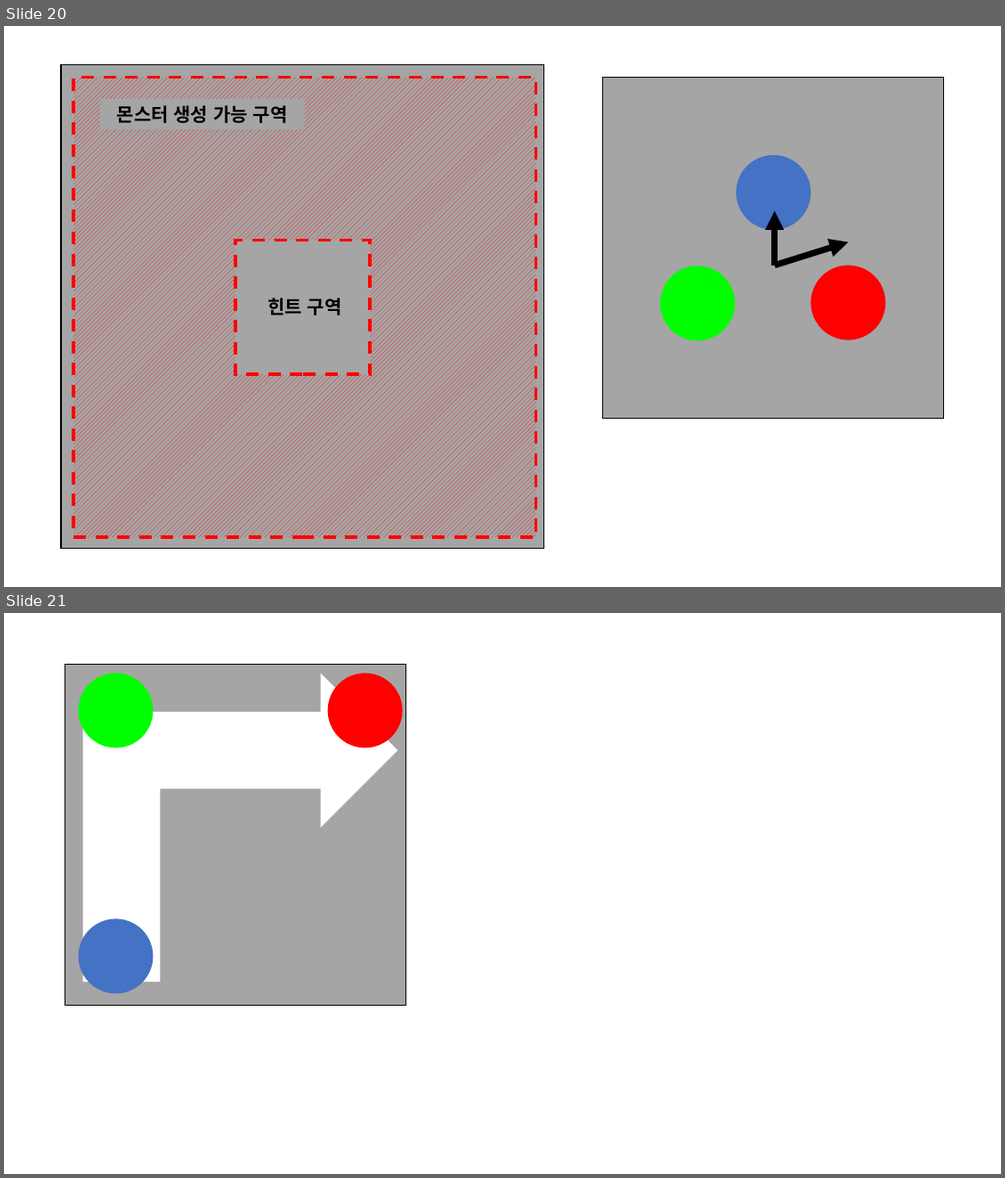
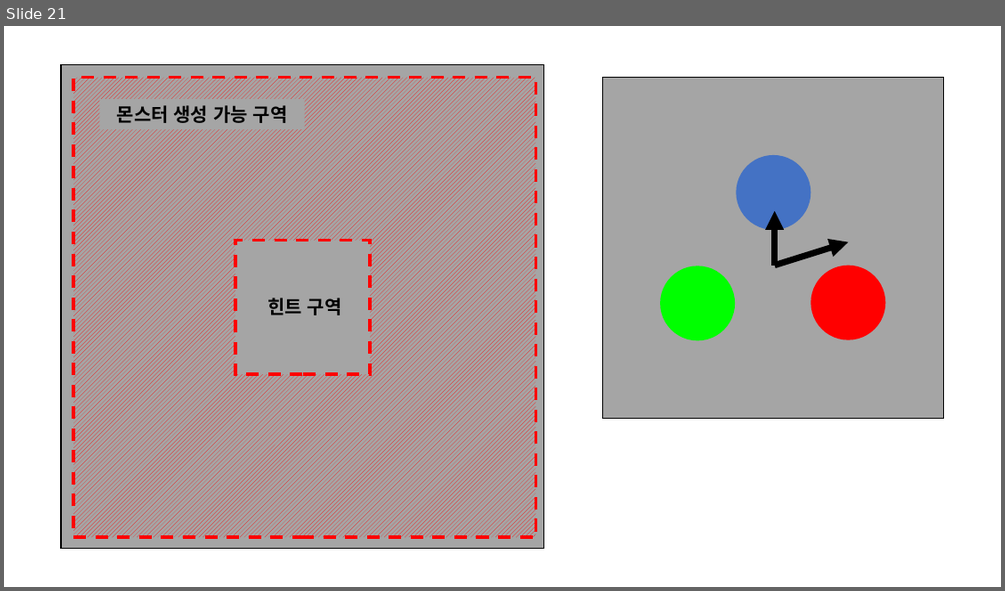
Before and after one commit to haein0303/AlgaeEater, a slide deck: Document/Source/[2]보스 콘텐츠 시스템 UI.pptx. Shown one above the other, each under a label of ours: slides 20 and 21 before the commit, slide 21 after it. The pictures are 1005x1178 and 1005x591 pixels, drawn with LibreOffice and Linux fonts; fonts in the diff are those of the drawing. Boxes give left, top, right and bottom in pixels: in the first picture for what was removed or moved away, otherwise in the second. Text is boxed around its words. In the diff, an @@ line names an element or a change of style, - is before the commit and + after.

```diff
--- a/Document/Source/[2]보스 콘텐츠 시스템 UI.pptx
+++ b/Document/Source/[2]보스 콘텐츠 시스템 UI.pptx
@@ slide 21 removed at (4, 613, 1001, 1174), background #FFFFFF @@
@@ rectangle removed at (65, 665, 406, 1005) @@
@@ ellipse removed at (78, 673, 153, 747) @@
@@ bent up arrow removed at (83, 673, 398, 981) @@
@@ ellipse removed at (328, 673, 403, 747) @@
@@ ellipse removed at (78, 919, 153, 994) @@
@@ what was slide 20 is now slide 21 @@
```
Also in this commit, not shown: 2 slides added, 9 other files.
